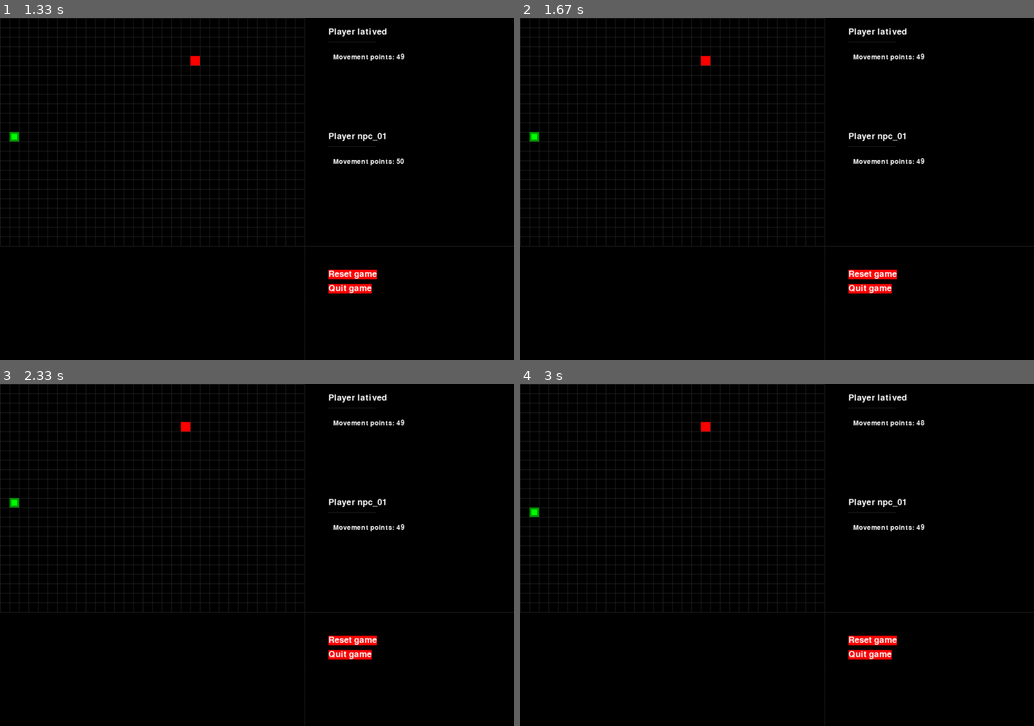
Above: before the commit, frames 1-4 (two rows, left to right).
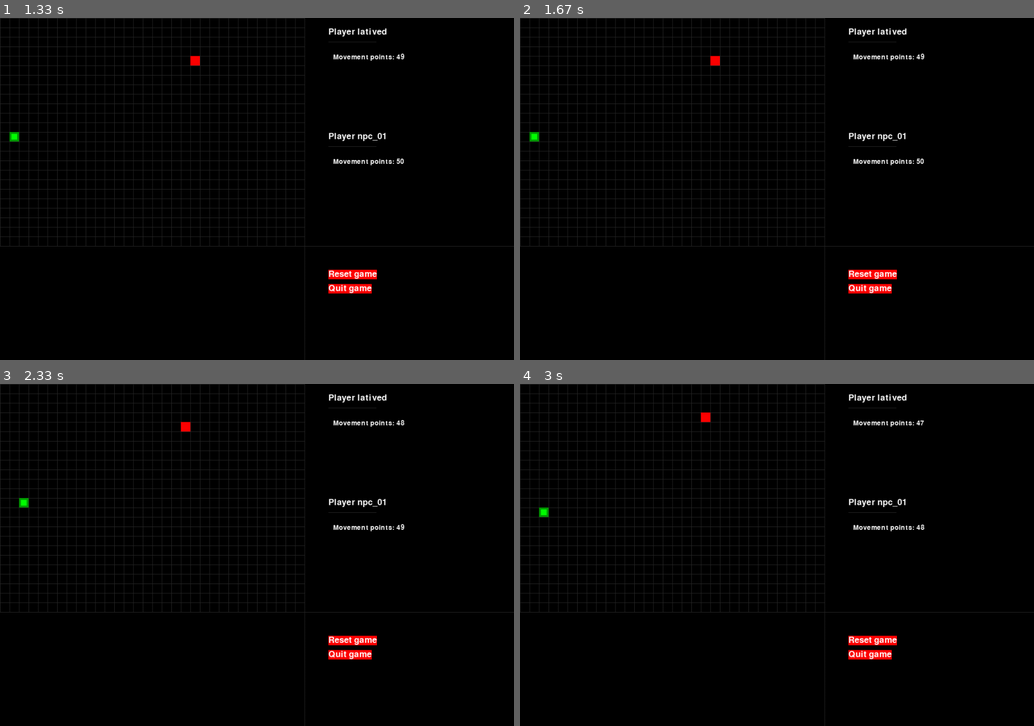
Above: after the commit, the same moments.

Repository: latived/ia2-p1
Game: pygame game, started from game.py
The game is run twice, just before and just after one commit, with the same random seed, the same clock (stepped at 60 frames per second) and the same inputs.
Inputs:
- Up to frame 1 (1.33 s): tap Enter at 0.33 s; hold Right 0.67-1.13 s
- Up to frame 2 (1.67 s): hold Right from 1.5 s (still down)
- Up to frame 3 (2.33 s): release Right at 1.97 s
- Up to frame 4 (3 s): hold Down from 2.57 s (still down)

Frame 1 is identical in both runs. In frame 2, 0.1% of the frame differs, in the area x 35-79%, y 11-43%; in frame 3, 0.1%; in frame 4, 0.2%, in the area x 1-79%, y 8-43%.

Commit message:
Added wait time for npc move.

Diff:
--- a/game.py
+++ b/game.py
@@ -3,7 +3,7 @@
 # http://inventwithpython.com/pygame
 # Released under a "Simplified BSD" license
 
-import random, pygame, sys
+import random, pygame, sys, time
 from pygame.locals import *
 
 from player import Player
@@ -71,7 +71,7 @@
     while True: # main game loop
         direction = None  # inhibit continuous movement
 
-        while gameStarted and not direction:
+        while (gameStarted and dotTurn) and not direction:
             for event in pygame.event.get(): # event handling loop
                 if event.type == QUIT:
                     terminate()
@@ -100,6 +100,9 @@
                 npcPlayer.movement_points -= 1
                 print("{}: ({}, {})".format(npcPlayer.name, npcPlayer.position['x'], npcPlayer.position['y']))
 
+            if not dotTurn:
+                time.sleep(1)  # wait 1 second before npc moves
+
             # change turn
             dotTurn = not dotTurn
 
